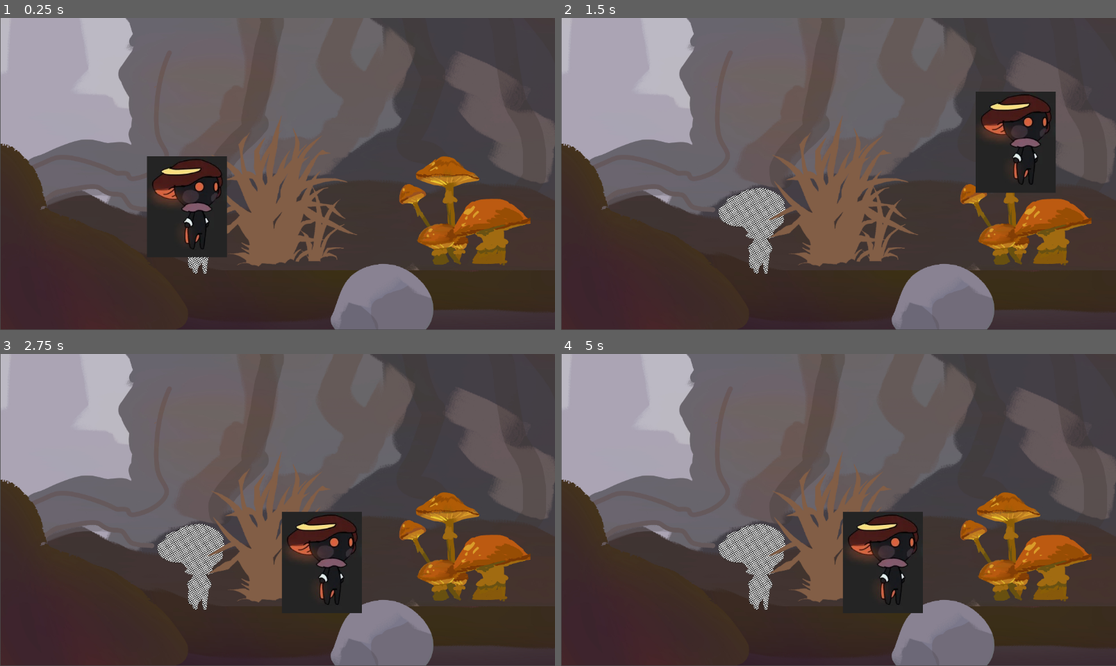
Above: before the commit, frames 1-4 (two rows, left to right).
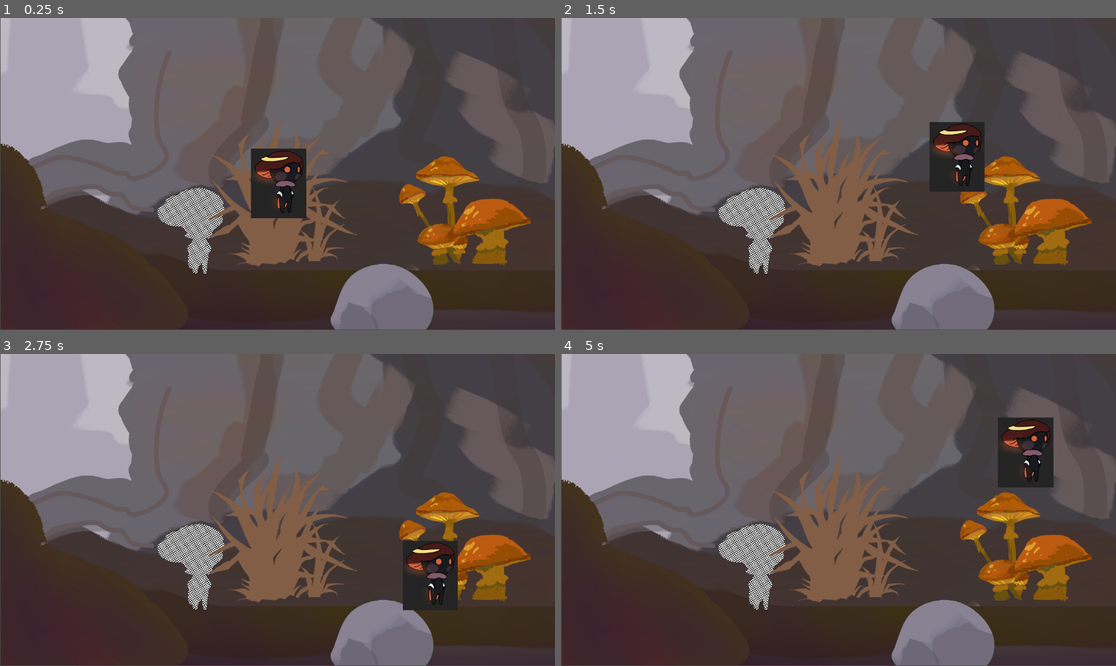
Above: after the commit, the same moments.

Repository: RodrigoCCG/Spore-Medley
Game: Godot game, scene res://Environments/MainScene.tscn
Two runs of this game, one before a commit and one after it. Both use one fixed random seed, a clock stepped at 60 frames per second and the inputs below. Before the commit the project starts from res://MainScene.tscn.
Inputs:
- Up to frame 1 (0.25 s): no input
- Up to frame 2 (1.5 s): hold Right (ui_right) from 0.53 s (still down); tap Up (ui_up) at 0.77 s
- Up to frame 3 (2.75 s): tap Up (ui_up) at 1.52 s; release Right (ui_right) at 2.03 s; hold Left (ui_left) from 2.03 s (still down)
- Up to frame 4 (5 s): release Left (ui_left) at 2.78 s; hold Right (ui_right) 2.78-4.28 s; tap Up (ui_up) at 3.02, 3.77, 4.52 s; hold Left (ui_left) from 4.28 s (still down)

The runs differ from the first frame. In frame 1, 6.6% of the frame differs, in the area x 26-56%, y 41-77%; in frame 2, 6.0%; in frame 3, 6.1%; in frame 4, 6.5%.

Commit message:
Changes to Movement Mechanics
Movement Mechanics changes and Project restructuring

Diff:
--- /dev/null
+++ b/Assets/Baby/Baby.tscn
@@ -0,0 +1,17 @@
+[gd_scene load_steps=4 format=3 uid="uid://ic47q518di3d"]
+
+[ext_resource type="Script" path="res://Assets/Baby/Scripts/BabyControl.gd" id="1_boxct"]
+[ext_resource type="Texture2D" uid="uid://e265vjworrtm" path="res://Placeholders/Placeholder_Baby.jpg" id="1_fhlew"]
+
+[sub_resource type="CapsuleShape2D" id="CapsuleShape2D_3vuaj"]
+
+[node name="CharacterBody2D" type="CharacterBody2D"]
+script = ExtResource("1_boxct")
+
+[node name="Sprite2D" type="Sprite2D" parent="."]
+texture = ExtResource("1_fhlew")
+
+[node name="CollisionShape2D" type="CollisionShape2D" parent="."]
+position = Vector2(23, -5)
+scale = Vector2(5.865, 7.185)
+shape = SubResource("CapsuleShape2D_3vuaj")
--- a/Scripts/BabyControl.gd
+++ b/Assets/Baby/Scripts/BabyControl.gd
@@ -22,14 +22,10 @@
 		velocity.y += JUMP_SPEED
 	var direction = Input.get_axis("ui_left","ui_right")
 	if direction:
-		"""if is_on_floor():
-			if direction * HORIZONTAL_SPEED < HORIZONTAL_SPEED_CAP:
-				if HORIZONTAL_SPEED * direction < 0:
-					HORIZONTAL_SPEED = 10 * direction * -1
-				HORIZONTAL_SPEED += direction * ACCELERATION * HORIZONTAL_SPEED_CAP * delta
-		else:
-			"""
-		HORIZONTAL_SPEED = direction * ACCELERATION * HORIZONTAL_SPEED_CAP
+		if direction * HORIZONTAL_SPEED < HORIZONTAL_SPEED_CAP:
+			if HORIZONTAL_SPEED * direction < 0:
+				HORIZONTAL_SPEED = 10 * direction * -1
+			HORIZONTAL_SPEED += direction * ACCELERATION * HORIZONTAL_SPEED_CAP * delta
 		velocity.x =  HORIZONTAL_SPEED
 	else:
 		if HORIZONTAL_SPEED < 10 and HORIZONTAL_SPEED > -10 : HORIZONTAL_SPEED = 0
--- /dev/null
+++ b/Environments/MainScene.tscn
@@ -0,0 +1,57 @@
+[gd_scene load_steps=6 format=3 uid="uid://c0xev1s6rcq4r"]
+
+[ext_resource type="Texture2D" uid="uid://djatkiqqvm4ja" path="res://Placeholders/concept_art_enviro_and_size_comparison.jpg" id="1_4tv1x"]
+[ext_resource type="PackedScene" uid="uid://ic47q518di3d" path="res://Assets/Baby/Baby.tscn" id="2_verq7"]
+
+[sub_resource type="CanvasItemMaterial" id="CanvasItemMaterial_s4pco"]
+
+[sub_resource type="RectangleShape2D" id="RectangleShape2D_ir0rl"]
+size = Vector2(1909, 199.5)
+
+[sub_resource type="RectangleShape2D" id="RectangleShape2D_81607"]
+size = Vector2(129, 1071.5)
+
+[node name="MainScene" type="Node2D"]
+material = SubResource("CanvasItemMaterial_s4pco")
+position = Vector2(0, -1)
+
+[node name="CanvasLayer" type="CanvasLayer" parent="."]
+
+[node name="Camera2D" type="Camera2D" parent="."]
+position = Vector2(-4, 0)
+zoom = Vector2(0.6, 0.6)
+
+[node name="StaticBody2D" type="StaticBody2D" parent="."]
+
+[node name="ConceptArtEnviroAndSizeComparison" type="Sprite2D" parent="StaticBody2D"]
+z_index = -1
+position = Vector2(-3, -1)
+texture = ExtResource("1_4tv1x")
+
+[node name="CollisionShape2D" type="CollisionShape2D" parent="StaticBody2D"]
+position = Vector2(-2.5, 434.75)
+shape = SubResource("RectangleShape2D_ir0rl")
+
+[node name="CollisionShape2D2" type="CollisionShape2D" parent="StaticBody2D"]
+position = Vector2(-1018, -1)
+shape = SubResource("RectangleShape2D_81607")
+
+[node name="CollisionShape2D3" type="CollisionShape2D" parent="StaticBody2D"]
+position = Vector2(1017, -1)
+shape = SubResource("RectangleShape2D_81607")
+
+[node name="CharacterBody2D" parent="." instance=ExtResource("2_verq7")]
+
+[node name="StaticBody2D2" type="StaticBody2D" parent="."]
+
+[node name="CollisionPolygon2D" type="CollisionPolygon2D" parent="StaticBody2D2"]
+position = Vector2(-56, 78)
+scale = Vector2(1.33984, 1.33546)
+polygon = PackedVector2Array(471, -105, 394, -56, 554, -58)
+one_way_collision = true
+
+[node name="StaticBody2D3" type="StaticBody2D" parent="."]
+
+[node name="CollisionPolygon2D" type="CollisionPolygon2D" parent="StaticBody2D3"]
+polygon = PackedVector2Array(603, 205, 656, 101, 775, 84, 866, 155)
+one_way_collision = true
--- a/MainScene.tscn
+++ /dev/null
@@ -1,65 +0,0 @@
-[gd_scene load_steps=9 format=3 uid="uid://c0xev1s6rcq4r"]
-
-[ext_resource type="Texture2D" uid="uid://djatkiqqvm4ja" path="res://Placeholders/concept_art_enviro_and_size_comparison.jpg" id="1_jemrr"]
-[ext_resource type="Script" path="res://Scripts/BabyControl.gd" id="2_6vf8y"]
-[ext_resource type="Texture2D" uid="uid://e265vjworrtm" path="res://Placeholders/Placeholder_Baby.jpg" id="2_wvxar"]
-
-[sub_resource type="CanvasItemMaterial" id="CanvasItemMaterial_s4pco"]
-
-[sub_resource type="Environment" id="Environment_rw8y3"]
-
-[sub_resource type="CapsuleShape2D" id="CapsuleShape2D_4k22b"]
-radius = 85.42
-height = 307.1
-
-[sub_resource type="RectangleShape2D" id="RectangleShape2D_ir0rl"]
-size = Vector2(1909, 199.5)
-
-[sub_resource type="RectangleShape2D" id="RectangleShape2D_81607"]
-size = Vector2(129, 1071.5)
-
-[node name="MainScene" type="Node2D"]
-material = SubResource("CanvasItemMaterial_s4pco")
-position = Vector2(0, -1)
-
-[node name="CanvasLayer" type="CanvasLayer" parent="."]
-
-[node name="WorldEnvironment" type="WorldEnvironment" parent="."]
-environment = SubResource("Environment_rw8y3")
-
-[node name="ConceptArtEnviroAndSizeComparison" type="Sprite2D" parent="WorldEnvironment"]
-z_index = -1
-position = Vector2(-3, -2)
-texture = ExtResource("1_jemrr")
-
-[node name="PlayerChar" type="CharacterBody2D" parent="."]
-position = Vector2(-282, 81)
-script = ExtResource("2_6vf8y")
-
-[node name="PlaceholderBaby" type="Sprite2D" parent="PlayerChar"]
-z_index = 1
-position = Vector2(-35.435, 0)
-scale = Vector2(1.45, 1.45)
-texture = ExtResource("2_wvxar")
-
-[node name="CollisionShape2D" type="CollisionShape2D" parent="PlayerChar"]
-z_index = 1
-shape = SubResource("CapsuleShape2D_4k22b")
-
-[node name="Camera2D" type="Camera2D" parent="."]
-position = Vector2(-4, 0)
-zoom = Vector2(0.6, 0.6)
-
-[node name="StaticBody2D" type="StaticBody2D" parent="."]
-
-[node name="CollisionShape2D" type="CollisionShape2D" parent="StaticBody2D"]
-position = Vector2(-2.5, 434.75)
-shape = SubResource("RectangleShape2D_ir0rl")
-
-[node name="CollisionShape2D2" type="CollisionShape2D" parent="StaticBody2D"]
-position = Vector2(-1018, -1)
-shape = SubResource("RectangleShape2D_81607")
-
-[node name="CollisionShape2D3" type="CollisionShape2D" parent="StaticBody2D"]
-position = Vector2(1017, -1)
-shape = SubResource("RectangleShape2D_81607")
--- a/project.godot
+++ b/project.godot
@@ -11,6 +11,6 @@
 [application]
 
 config/name="Spore Medley"
-run/main_scene="res://MainScene.tscn"
+run/main_scene="res://Environments/MainScene.tscn"
 config/features=PackedStringArray("4.2", "Forward Plus")
 config/icon="res://icon.svg"
